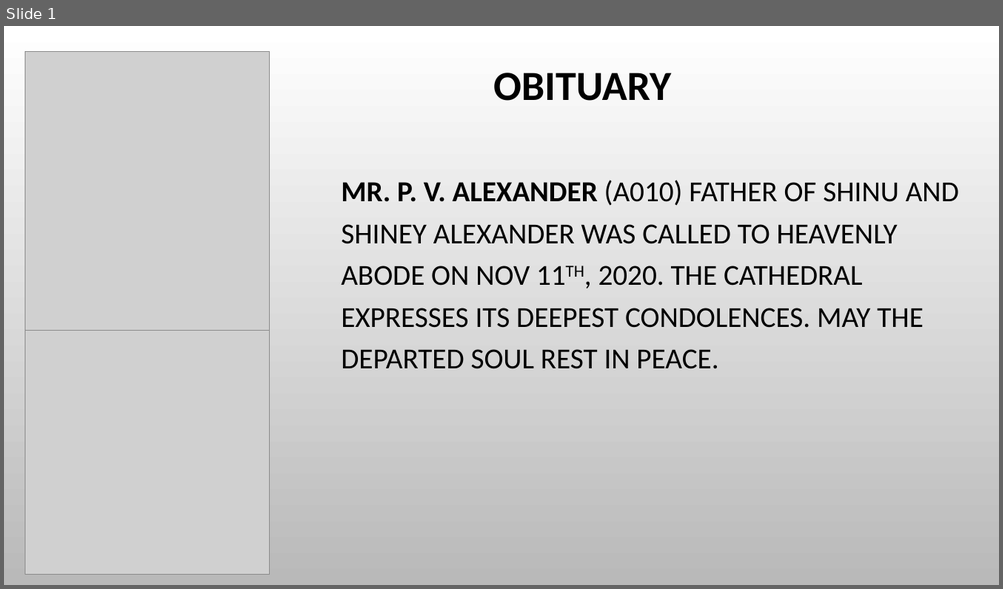
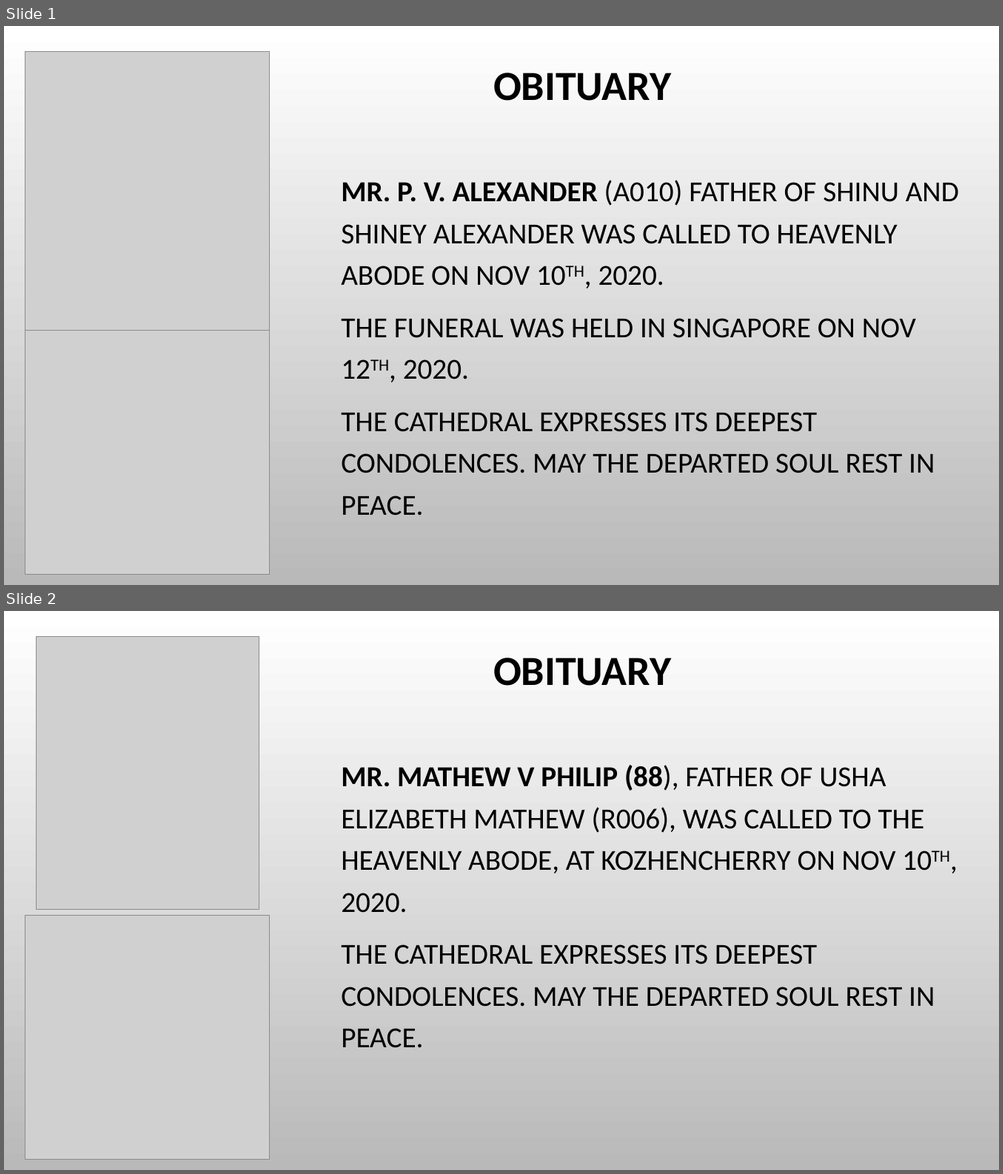
Before and after one commit to stoscsg/openlp-data, a slide deck: stosc_services/PPT/Obituary.pptx. Shown one above the other, each under a label of ours: slide 1 before the commit, slides 1 and 2 after it. The pictures are 1003x589 and 1003x1174 pixels, drawn with LibreOffice and Linux fonts; fonts in the diff are those of the drawing; grey boxes stand for pictures; background and template pictures are left out. Boxes give left, top, right and bottom in pixels: in the first picture for what was removed or moved away, otherwise in the second. Text is boxed around its words. In the diff, an @@ line names an element or a change of style, - is before the commit and + after.

Commit message:
Updates

```diff
--- a/stosc_services/PPT/Obituary.pptx
+++ b/stosc_services/PPT/Obituary.pptx
@@ slide 2 added at (4, 611, 999, 1170), background picture (left out) @@
@@ picture added at (36, 636, 260, 909) @@
@@ title added at (493, 658, 671, 686), 40 pt, text #000000, bold @@
+OBITUARY
@@ text added at (341, 765, 934, 1048), 28 pt, text #000000 @@
+MR. MATHEW V PHILIP (88), FATHER OF USHA ELIZABETH MATHEW (R006), WAS CALLED TO THE HEAVENLY ABODE, AT KOZHENCHERRY ON NOV 10TH, 2020.
+THE CATHEDRAL EXPRESSES ITS DEEPEST CONDOLENCES. MAY THE DEPARTED SOUL REST IN PEACE.
@@ picture added at (25, 915, 270, 1159) @@
@@ slide 1 changed as well @@
@@ text at (341, 180, 959, 516): text changed @@
-MR. P. V. ALEXANDER (A010) FATHER OF SHINU AND SHINEY ALEXANDER WAS CALLED TO HEAVENLY ABODE ON NOV 11TH, 2020. THE CATHEDRAL EXPRESSES ITS DEEPEST CONDOLENCES. MAY THE DEPARTED SOUL REST IN PEACE.
+MR. P. V. ALEXANDER (A010) FATHER OF SHINU AND SHINEY ALEXANDER WAS CALLED TO HEAVENLY ABODE ON NOV 10TH, 2020.
+THE FUNERAL WAS HELD IN SINGAPORE ON NOV 12TH, 2020.
+THE CATHEDRAL EXPRESSES ITS DEEPEST CONDOLENCES. MAY THE DEPARTED SOUL REST IN PEACE.
```
